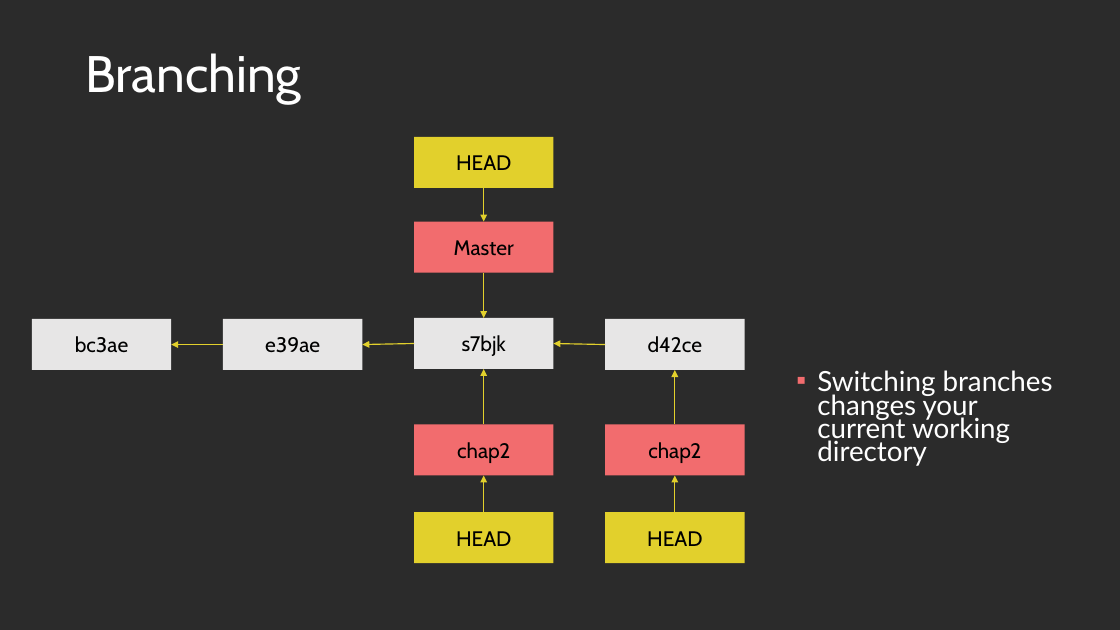
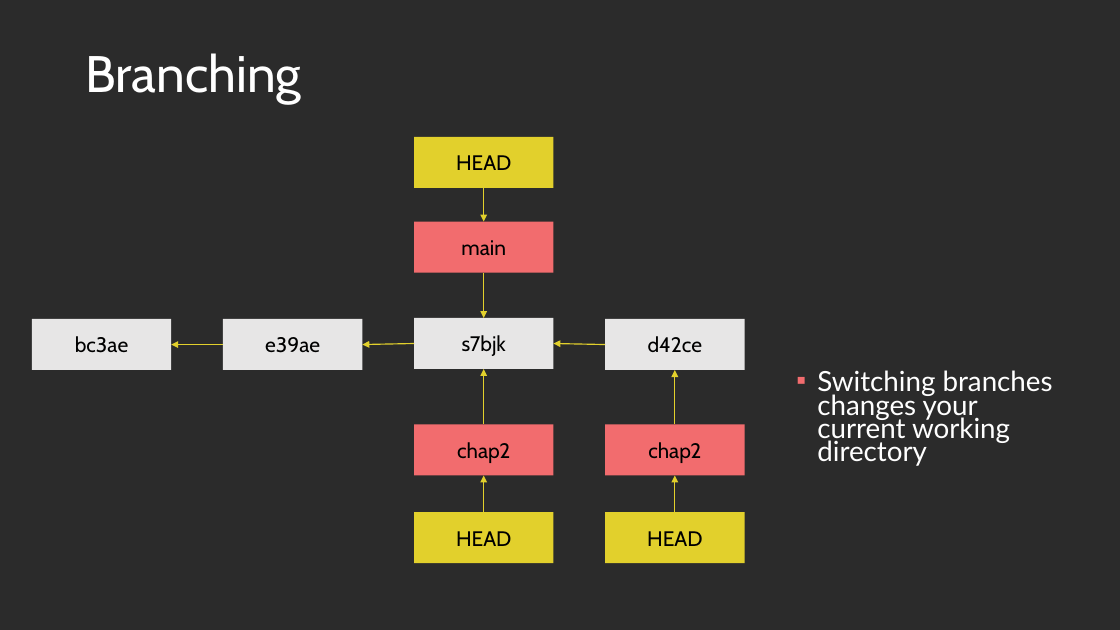
Before and after one commit to Light2Dark/git_tutorial, a slide deck: slide 28 of Git and Github.pptx (slide 27 before the commit). Drawn at 1120x630 pixels with LibreOffice and Linux fonts; fonts in the diff are those of the drawing; background and template pictures are left out; a plain dark background stands for a picture behind light text. Boxes give left, top, right and bottom in pixels: in the first picture for what was removed or moved away, otherwise in the second. Text is boxed around its words. In the diff, an @@ line names an element or a change of style, - is before the commit and + after.

```diff
--- a/Git and Github.pptx
+++ b/Git and Github.pptx
@@ text in rectangle at (461,240,506,255): text changed @@
-Master
+main
```
Also in this commit, not shown: 6 other slides changed, 1 slide added.
